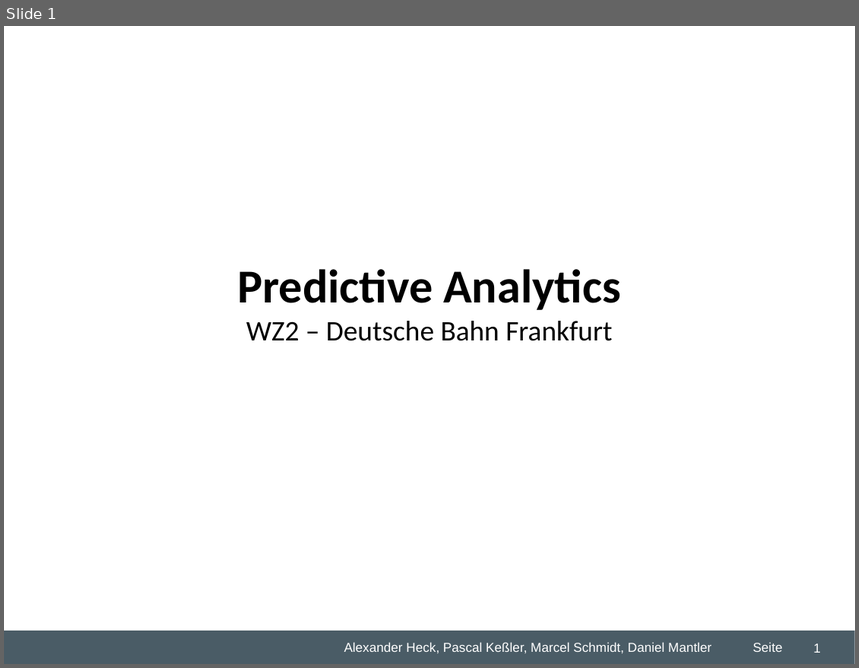
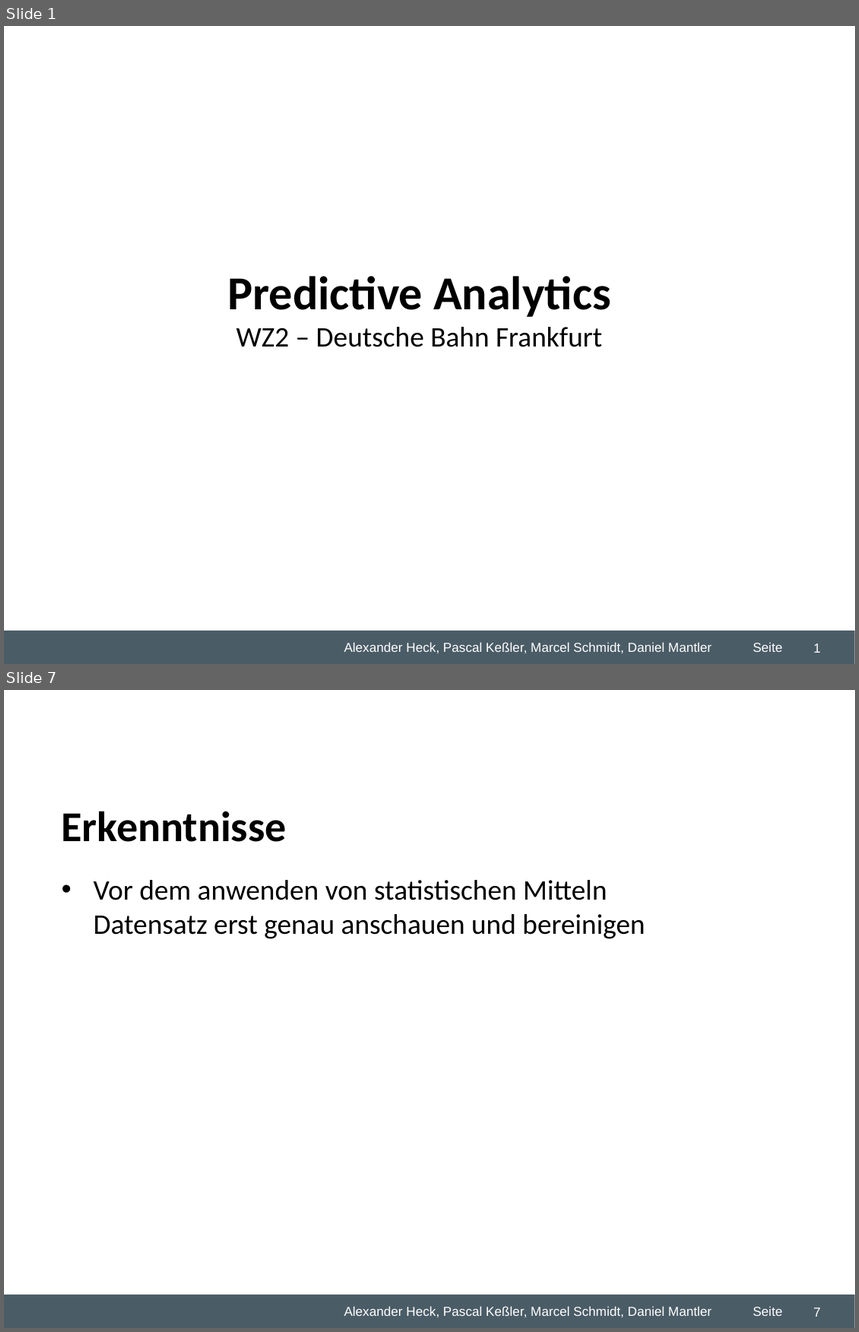
Before and after one commit to dmntlr/predictiveproject, a slide deck: Desktop/Studium/5. Semester/Predictive Analytics/Gruppenarbeit/WZ2 Predicitve Analytics Übung.ppt. Shown one above the other, each under a label of ours: slide 1 before the commit, slides 1 and 7 after it; the slides between them are not shown. The pictures are 859x668 and 859x1332 pixels, drawn with LibreOffice and Linux fonts; fonts in the diff are those of the drawing; background and template pictures are left out. Boxes give left, top, right and bottom in pixels: in the first picture for what was removed or moved away, otherwise in the second. Text is boxed around its words. In the diff, an @@ line names an element or a change of style, - is before the commit and + after.

```diff
--- a/Desktop/Studium/5. Semester/Predictive Analytics/Gruppenarbeit/WZ2 Predicitve Analytics Übung.ppt
+++ b/Desktop/Studium/5. Semester/Predictive Analytics/Gruppenarbeit/WZ2 Predicitve Analytics Übung.ppt
@@ slide 7 added at (4, 690, 855, 1328), background #FFFFFF; not listed: 5 template elements that a slide beside it also shows @@
@@ text added at (62, 811, 287, 842), 36 pt, text #000000, bold @@
+Erkenntnisse
@@ text added at (94, 880, 645, 939), 24 pt, text #000000 @@
+• Vor dem anwenden von statistischen Mitteln Datensatz erst genau anschauen und bereinigen
@@ page number added at (813, 1308, 821, 1317), 11 pt, text #FFFFFF @@
+7
@@ slide 1 changed as well @@
@@ text "Predictive Analytics": place and size @@
-text "Predictive Analytics" at (238, 269, 621, 341)
+text "Predictive Analytics" at (227, 276, 611, 347)
```
Also in this commit, not shown: 5 other slides added, 2 slides removed, 2 other files.
